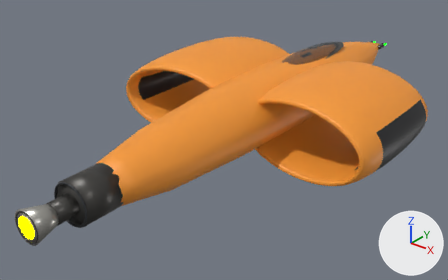
The glTF model ThoriumGap_JS/models/Ship_TwoHoop_274249.glb as it was, and as the next commit left it.
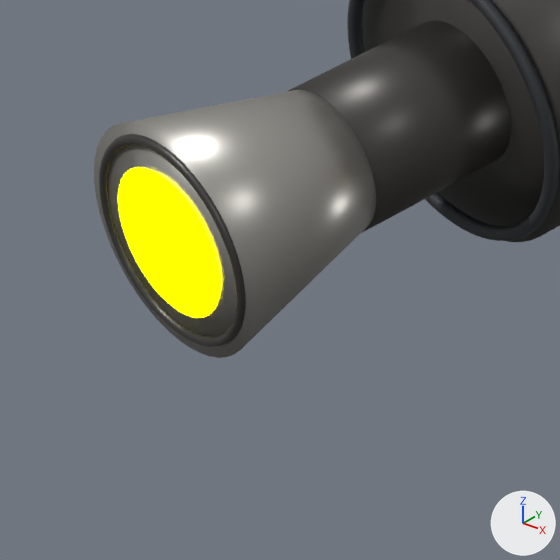
The first picture shows the older version from a camera (50 mm lens) standing at (4.48, -6.77, 3.27) and looking at (-0.23, -0.87, -0.38). The close-ups show the older and then the newer version on the part from 0% to 20% of the width and 68% to 99% of the height of that picture. Only the edits that show in the close-ups are written down. Lighting does not change. The marker at lower right points along +X, +Y and +Z. Where no turn or scale is listed for an object, it has been applied to the vertices.

Before the edit, the objects in view are built like this:
```python
ob_engineblock_afthullintegratedmountplate = bpy.data.objects.new('EngineBlock_AftHullIntegratedMountPlate', me_engineblock_afthullintegratedmountplate_mesh)
ob_engineblock_afthullintegratedmountplate.location = (0.0, -3.346, 0.002)
ob_engineemitter = bpy.data.objects.new('EngineEmitter', me_engineemitter)
ob_engineemitter.location = (0.0, 0.0, 0.0)
ob_enginelip_center_darknozzlerim = bpy.data.objects.new('EngineLip_Center_DarkNozzleRim', me_enginelip_center_darknozzlerim_mesh)
ob_enginelip_center_darknozzlerim.location = (0.0, -4.108, 0.002)
# also in view: 'EngineBlock_AftHullDarkTrimRing' at (0.0, -3.6, 0.0); 'EngineBell_Center_AftHullBurnishedNozzle' at (0.0, -3.93, 0.0); 'EngineThroat_Center_AftHullDarkSocket' at (0.0, -3.66, 0.0)
```
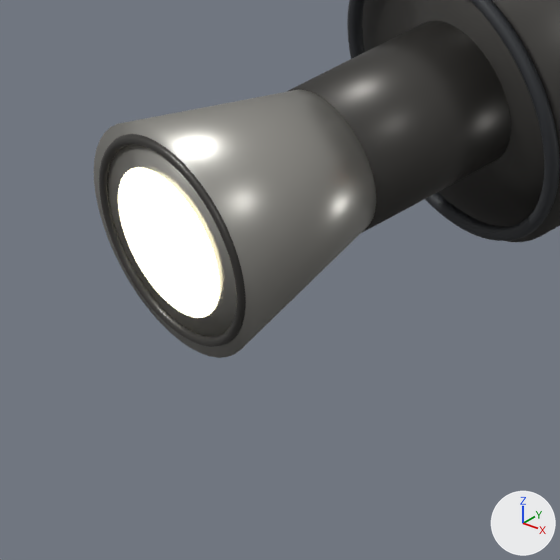
Changed parts and their boxes (x1, y1, x2, y2) in the close-ups (560 x 560 px):
'EngineEmitter', recoloured (yellow to beige)
    both: (118, 167, 220, 318)

The change, as a list of edits to the scene's bpy script:
```text
Change mat_engineglow:
    mat_engineglow.emission_color: (1.0, 1.0, 0.0) -> (0.62, 0.57, 0.4)  # yellow #ffff00 -> beige #cec7aa
```
